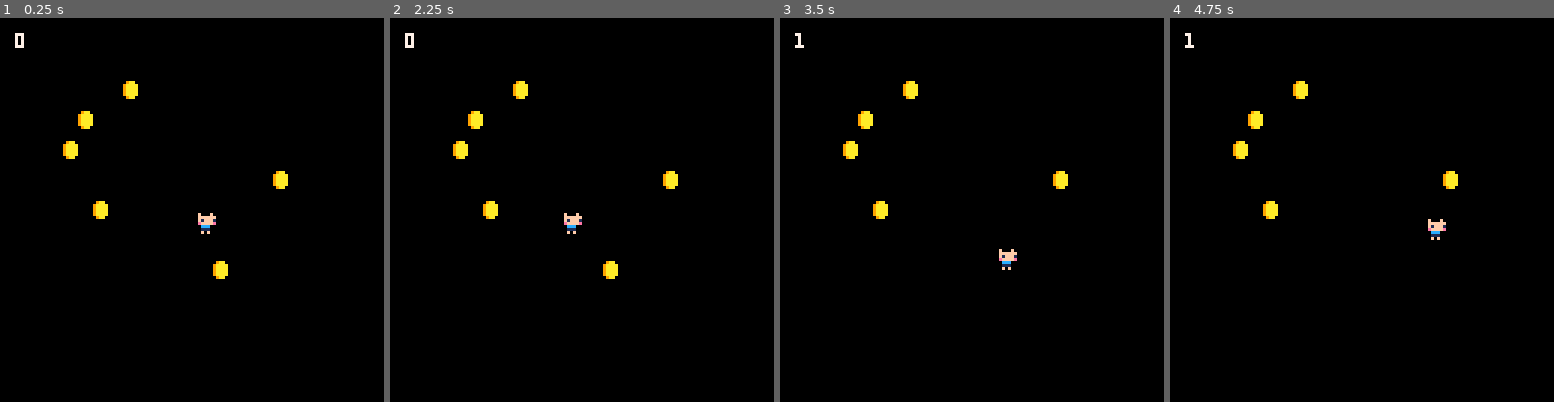
Above: before the commit, frames 1-4 (left to right).
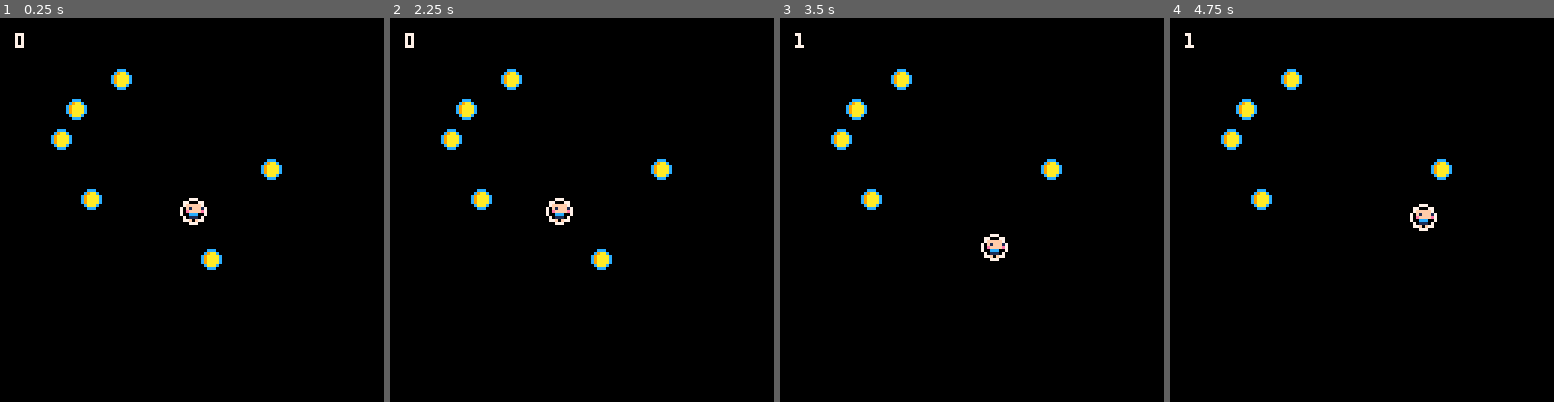
Above: after the commit, the same moments.

Repository: andres-root/pico8
Game: PICO-8 cartridge game.p8
Two runs of this game, one before a commit and one after it. Both use one fixed random seed, a clock stepped at 60 frames per second and the inputs below.
Inputs:
- Up to frame 1 (0.25 s): no input
- Up to frame 2 (2.25 s): tap O (Z key) at 0.33, 0.7, 1.43, 2.22 s; hold Left from 1.97 s (still down)
- Up to frame 3 (3.5 s): release Left at 2.37 s; hold Down 2.42-2.82 s; hold Right from 2.87 s (still down); tap O (Z key) at 3.1 s
- Up to frame 4 (4.75 s): release Right at 3.53 s; hold Up 3.58-4.08 s; tap O (Z key) at 3.98 s; hold Right 4.13-4.53 s; hold Down from 4.58 s (still down)

The runs differ from the first frame. In frame 1, 2.6% of the frame differs, in the area x 13-75%, y 13-68%; in frame 2, 2.6%; in frame 3, 2.2%; in frame 4, 2.2%.

Commit message:
WIP collision

Diff:
--- a/game.p8
+++ b/game.p8
@@ -14,6 +14,7 @@
         y = 64,
         width = 8,
         height = 8,
+        radius = 4,
         move_speed = 2,
         is_horizontally_aligned = false,
         is_vertically_aligned = false,
@@ -39,7 +40,8 @@
             end
         end,
         draw = function(self)
-            spr(1, self.x, self.y)
+            spr(1, self.x - 4, self.y - 4)
+            circ(self.x, self.y, self.radius, 7)
             -- rect(self.x, self.y, self.x + self.width, self.y + self.height, 7)
             -- print(self.is_vertically_aligned and self.is_horizontally_aligned, self.x + 10, self.y + 7)
         end,
@@ -56,7 +58,8 @@
             local coin_bottom = coin.y + coin.height
 
             -- Collect the coin
-            if not coin.is_collected and rects_overlapping(entity_left, entity_top, entity_right, entity_bottom, coin_left, coin_top, coin_right, coin_bottom) then
+            -- if not coin.is_collected and rects_overlapping(entity_left, entity_top, entity_right, entity_bottom, coin_left, coin_top, coin_right, coin_bottom) then
+            if not coin.is_collected and circles_overlapping(self.x, self.y, self.radius, coin.x, coin.y, coin.radius) then
                 coin.is_collected = true
                 score += 1
             end
@@ -102,13 +105,15 @@
         y = y,
         width = 6,
         height = 7,
+        radius = 3,
         is_collected = false,
         update = function(self)
         end,
         draw = function(self)
             if not self.is_collected then
-                spr(2, self.x, self.y)
-                -- rect(self.x, self.y, self.x + self.width, self.y + self.height, 12)
+                spr(2, self.x - 3, self.y - 3)
+                circ(self.x, self.y, self.radius, 12)
+            -- rect(self.x, self.y, self.x + self.width, self.y + self.height, 12)
             end
         end,
     }
@@ -131,6 +136,14 @@
     return (lines_overlapping(left1, right1, left2, right2) and lines_overlapping(top1, bottom1, top2, bottom2))
 end
 
+function circles_overlapping(x1, y1, r1, x2, y2, r2)
+    local dx = x2 - x1
+    local dy = y2 - y1
+    local dist = sqrt((dx * dx) + (dy * dy))
+
+    return dist < (r1 + r2)
+end
+
 __gfx__
 00000000000000000000000000000000000000000000000000000000000000000000000000000000000000000000000000000000000000000000000000000000
 0000000000f000f0009aa00000000000000000000000000000000000000000000000000000000000000000000000000000000000000000000000000000000000
